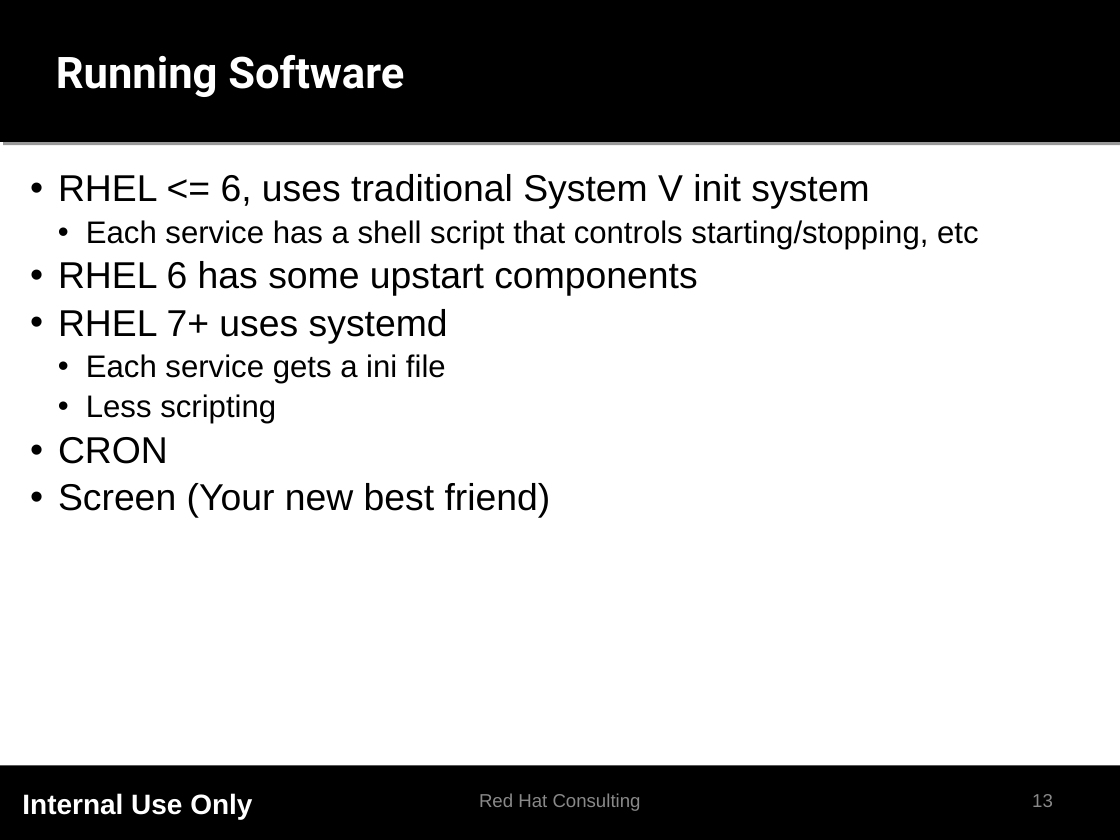
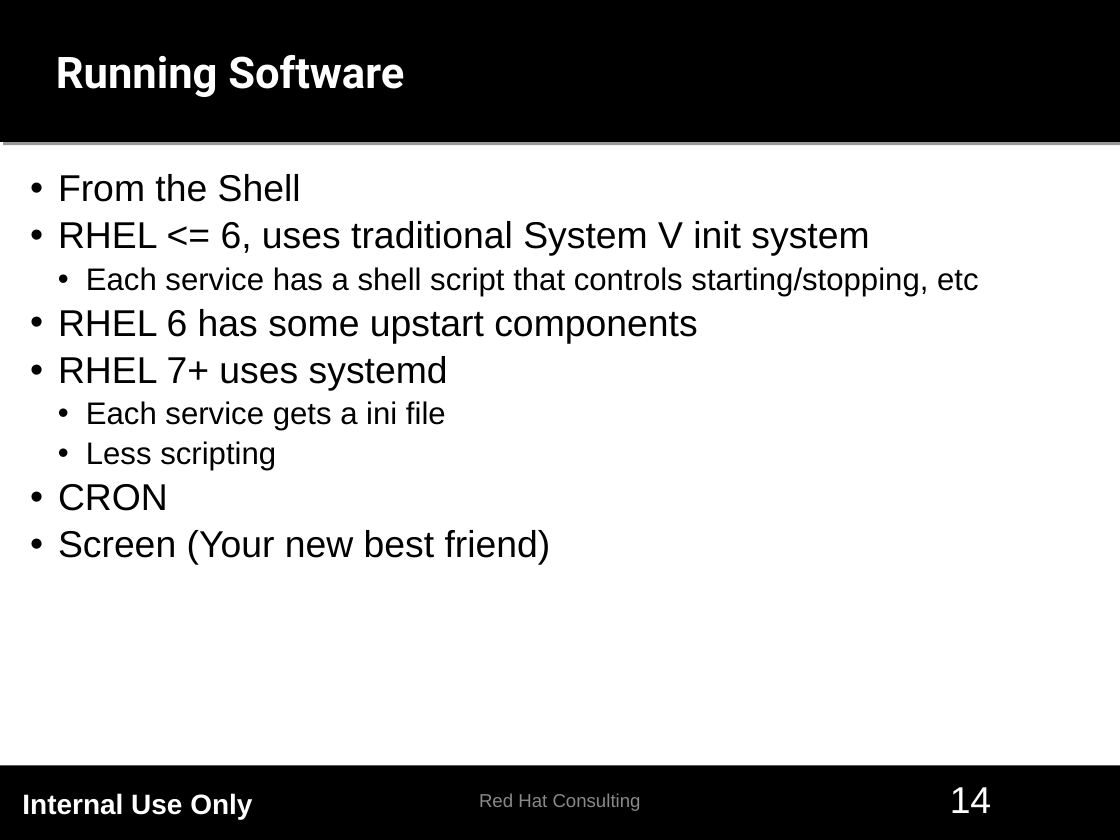
Before and after one commit to rstroop/nch-bootcamp, a slide deck: slide 14 of presentations/RHEL/RHEL_PRESENTATION.odp (slide 13 before the commit). Drawn at 1120x840 pixels with LibreOffice and Linux fonts; fonts in the diff are those of the drawing; background and template pictures are left out. Boxes give left, top, right and bottom in pixels: in the first picture for what was removed or moved away, otherwise in the second. Text is boxed around its words. In the diff, an @@ line names an element or a change of style, - is before the commit and + after.

```diff
--- a/presentations/RHEL/RHEL_PRESENTATION.odp
+++ b/presentations/RHEL/RHEL_PRESENTATION.odp
@@ text at [58,174,301,202]: paragraph added @@
+• From the Shell
@@ page number at [950,787,991,813]: text changed; size 12 to 24 pt; text colour #898989 to #FFFFFF @@
-13
+14
```
Also in this commit, not shown: 7 other slides changed, 2 slides added, 1 other file.
